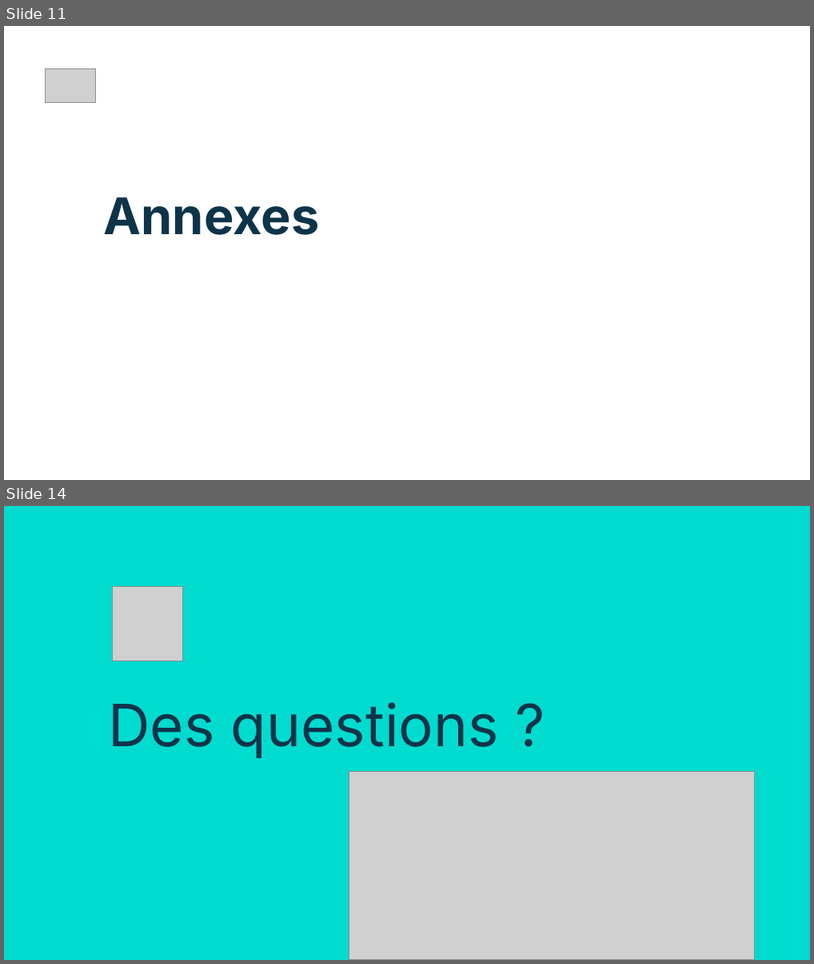
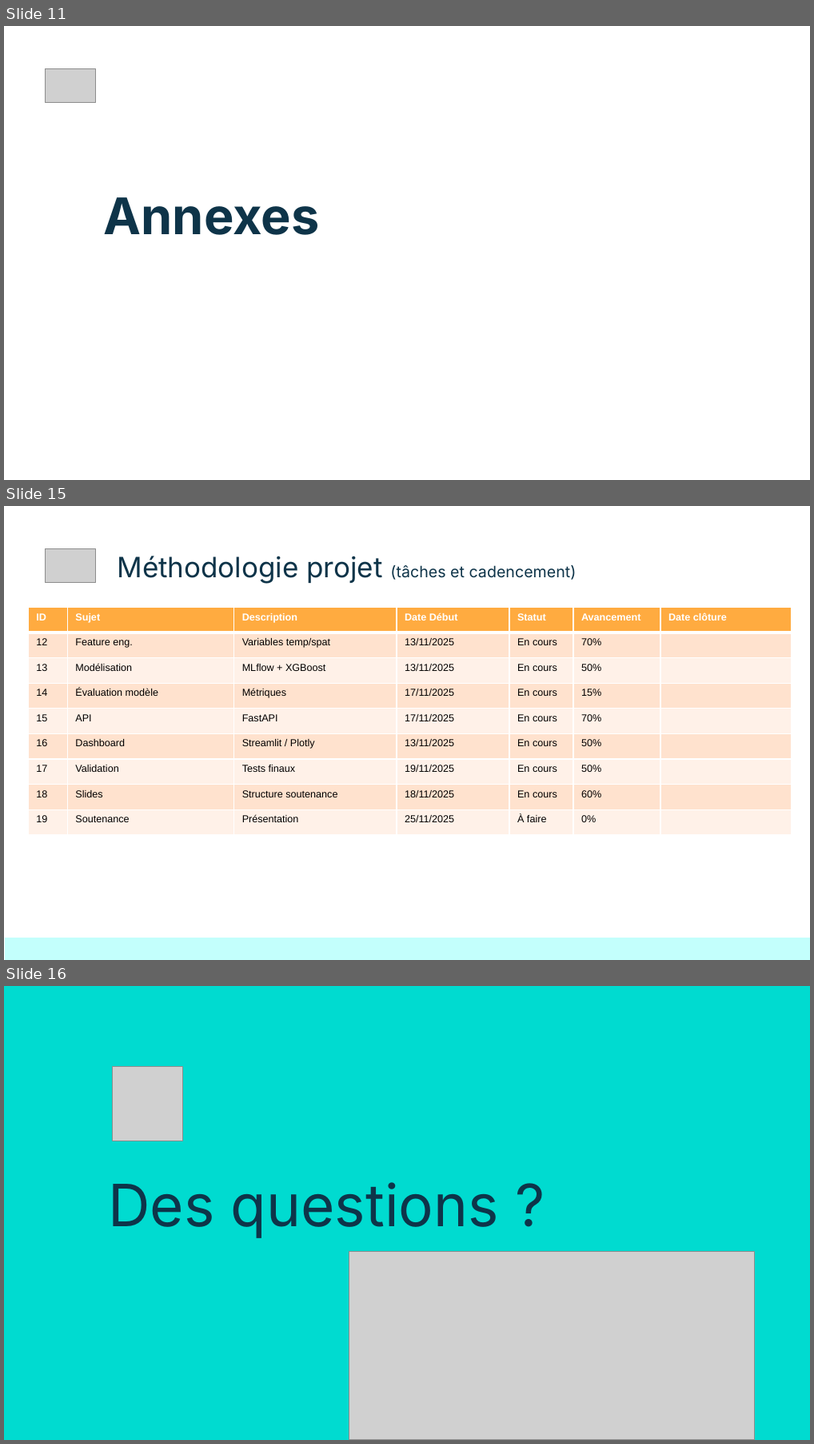
Before and after one commit to Sheikoh/REnergies_efficiency_prediction, a slide deck: presentation/dsfs_ft_36_Projet_REnergies_efficiency_prediction.pptx. Shown one above the other, each under a label of ours: slides 11 and 14 before the commit, slides 11, 15 and 16 after it; the slides between them are not shown. The pictures are 814x964 and 814x1444 pixels, drawn with LibreOffice and Linux fonts; fonts in the diff are those of the drawing; grey boxes stand for pictures. Boxes give left, top, right and bottom in pixels: in the first picture for what was removed or moved away, otherwise in the second. Text is boxed around its words. In the diff, an @@ line names an element or a change of style, - is before the commit and + after.

```diff
--- a/presentation/dsfs_ft_36_Projet_REnergies_efficiency_prediction.pptx
+++ b/presentation/dsfs_ft_36_Projet_REnergies_efficiency_prediction.pptx
@@ slide 15 added at <box>4,506,810,960</box>, background #FFFFFF @@
@@ picture added at <box>45,548,96,583</box> @@
@@ title added at <box>118,556,577,584</box>, 14 pt, text #0E3449 @@
+Méthodologie projet (tâches et cadencement)
@@ table added at <box>28,608,792,835</box>, 9 rows, 7 columns @@
+ID | Sujet | Description | Date Début | Statut | Avancement | Date clôture
+12 | Feature eng. | Variables temp/spat | 13/11/2025 | En cours | 70% | 
+13 | Modélisation | MLflow + XGBoost | 13/11/2025 | En cours | 50% | 
+14 | Évaluation modèle | Métriques | 17/11/2025 | En cours | 15% | 
+15 | API | FastAPI | 17/11/2025 | En cours | 70% | 
+16 | Dashboard | Streamlit / Plotly | 13/11/2025 | En cours | 50% | 
+17 | Validation | Tests finaux | 19/11/2025 | En cours | 50% | 
+18 | Slides | Structure soutenance | 18/11/2025 | En cours | 60% | 
+19 | Soutenance | Présentation | 25/11/2025 | À faire | 0% | 
@@ rectangle added at <box>5,937,810,959</box>, fill #C3FFFC @@
@@ what was slide 14 is now slide 16 @@
```
Also in this commit, not shown: 4 slides changed, 3 other slides added, 2 slides removed, 2 other files.
